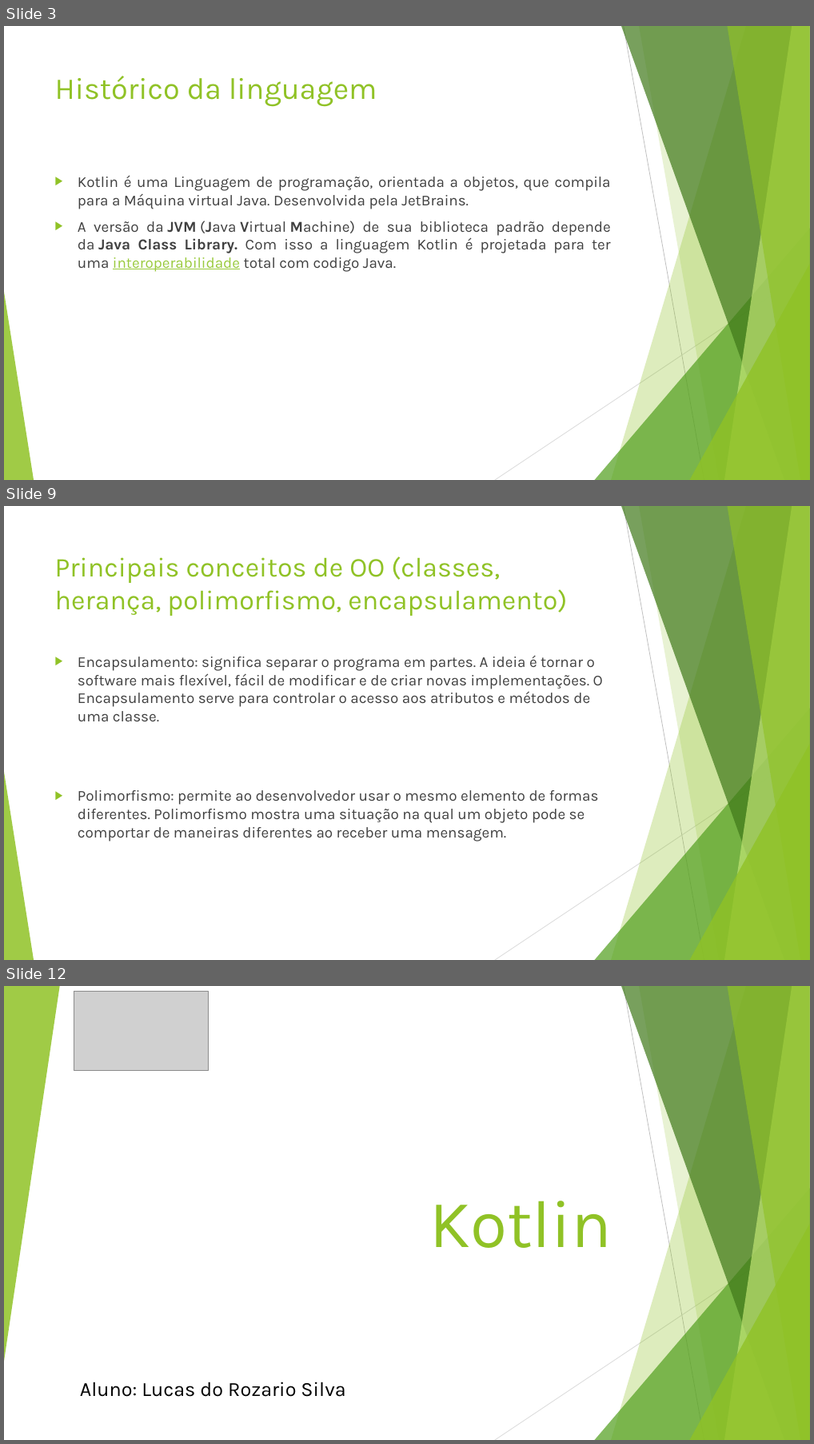
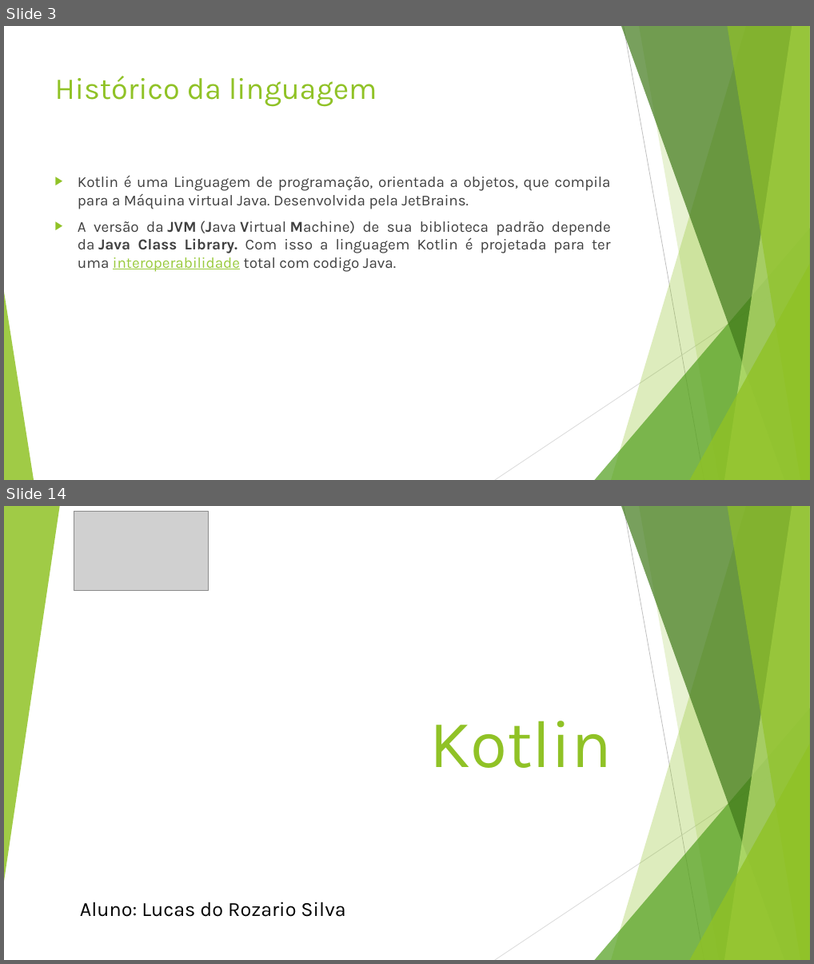
Before and after one commit to lucasrozario98/Kotlin, a slide deck: Kotlin.pptx. Shown one above the other, each under a label of ours: slides 3, 9 and 12 before the commit, slides 3 and 14 after it; the slides between them are not shown. The pictures are 814x1444 and 814x964 pixels, drawn with LibreOffice and Linux fonts; fonts in the diff are those of the drawing; grey boxes stand for pictures. Boxes give left, top, right and bottom in pixels: in the first picture for what was removed or moved away, otherwise in the second. Text is boxed around its words. In the diff, an @@ line names an element or a change of style, - is before the commit and + after.

```diff
--- a/Kotlin.pptx
+++ b/Kotlin.pptx
@@ slide 9 removed at (x1=4, y1=506, x2=810, y2=960), background #FFFFFF; not listed: 10 template elements that a slide beside it also shows @@
@@ title removed at (x1=55, y1=556, x2=567, y2=616) @@
-Principais conceitos de OO (classes, herança, polimorfismo, encapsulamento)
@@ text removed at (x1=78, y1=656, x2=603, y2=841) @@
-▶ Encapsulamento: significa separar o programa em partes. A ideia é tornar o software mais flexível, fácil de modificar e de criar novas implementações. O Encapsulamento serve para controlar o acesso aos atributos e métodos de uma classe.
-▶ Polimorfismo: permite ao desenvolvedor usar o mesmo elemento de formas diferentes. Polimorfismo mostra uma situação na qual um objeto pode se comportar de maneiras diferentes ao receber uma mensagem.
@@ what was slide 12 is now slide 14 @@
```
Also in this commit, not shown: 6 slides changed, 3 slides added, 7 other files.
